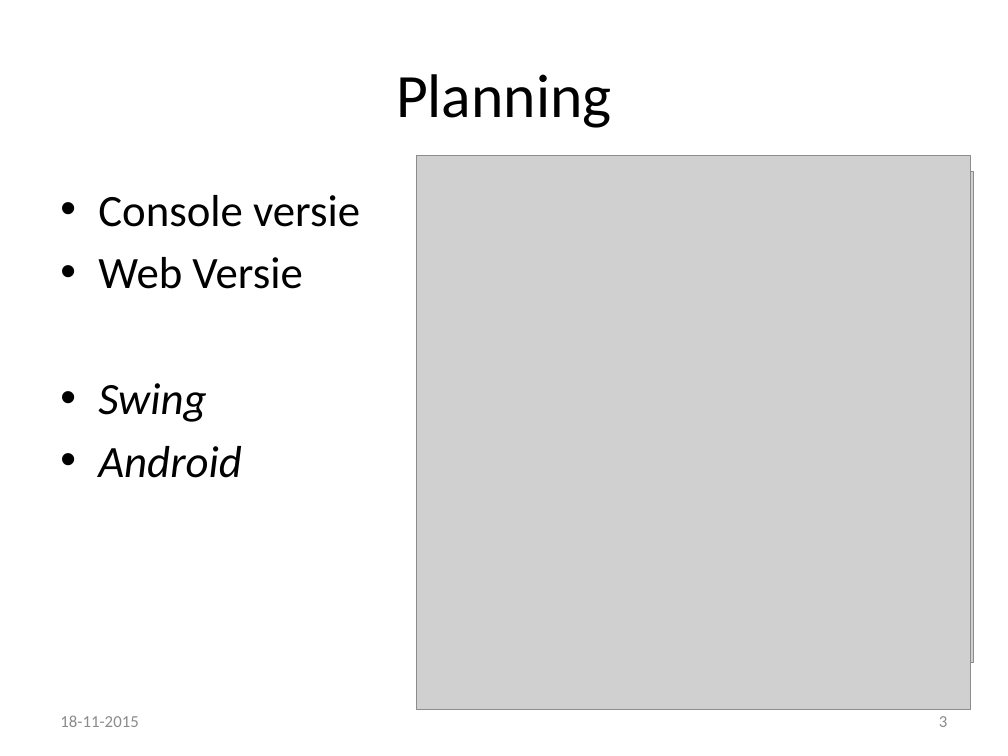
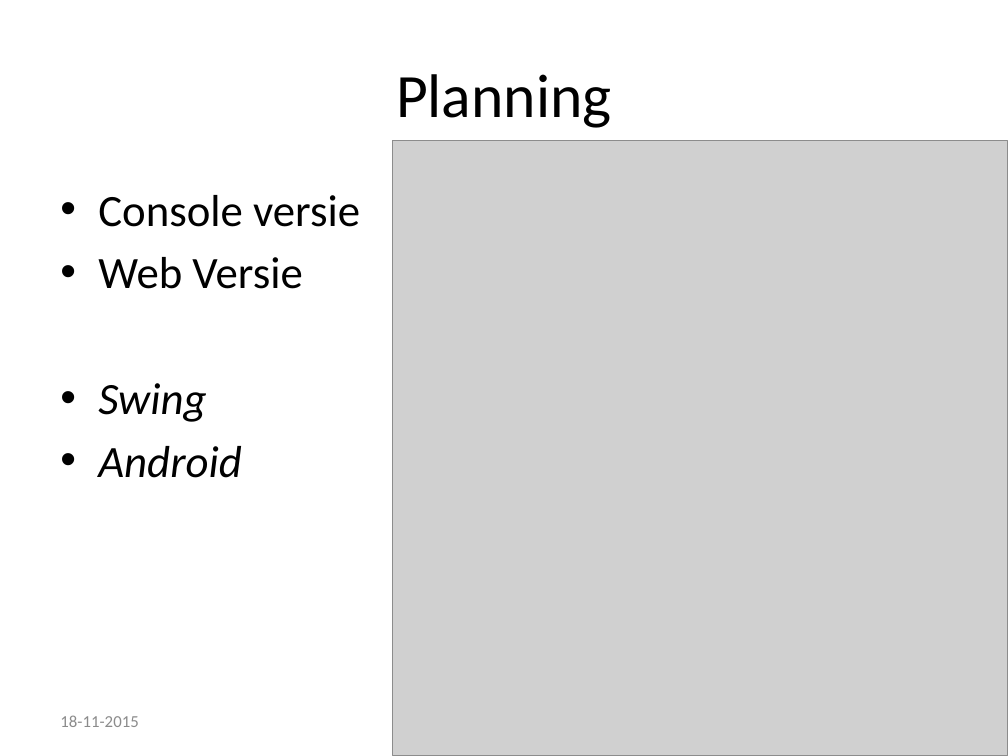
Before and after one commit to kevinrijs/ZeeSlagOnline, a slide deck: slide 3 of ZeeslagPresentatie2.pptx. Drawn at 1008x756 pixels with LibreOffice and Linux fonts; fonts in the diff are those of the drawing; grey boxes stand for pictures. Boxes give left, top, right and bottom in pixels: in the first picture for what was removed or moved away, otherwise in the second. Text is boxed around its words. In the diff, an @@ line names an element or a change of style, - is before the commit and + after.

```diff
--- a/ZeeslagPresentatie2.pptx
+++ b/ZeeslagPresentatie2.pptx
@@ picture: place and size @@
-picture at (416, 156, 970, 710)
+picture at (393, 141, 1008, 756)
@@ picture removed at (416, 171, 974, 662) @@
@@ page number removed at (939, 716, 947, 727) @@
-3
```
Also in this commit, not shown: 10 other slides changed, 2 other files.
